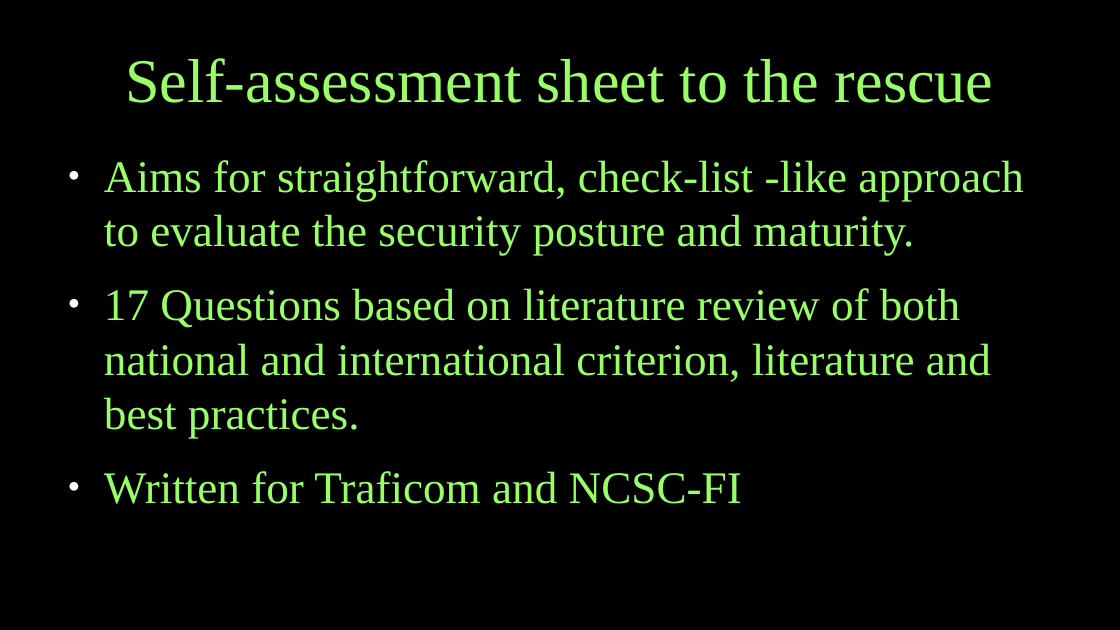
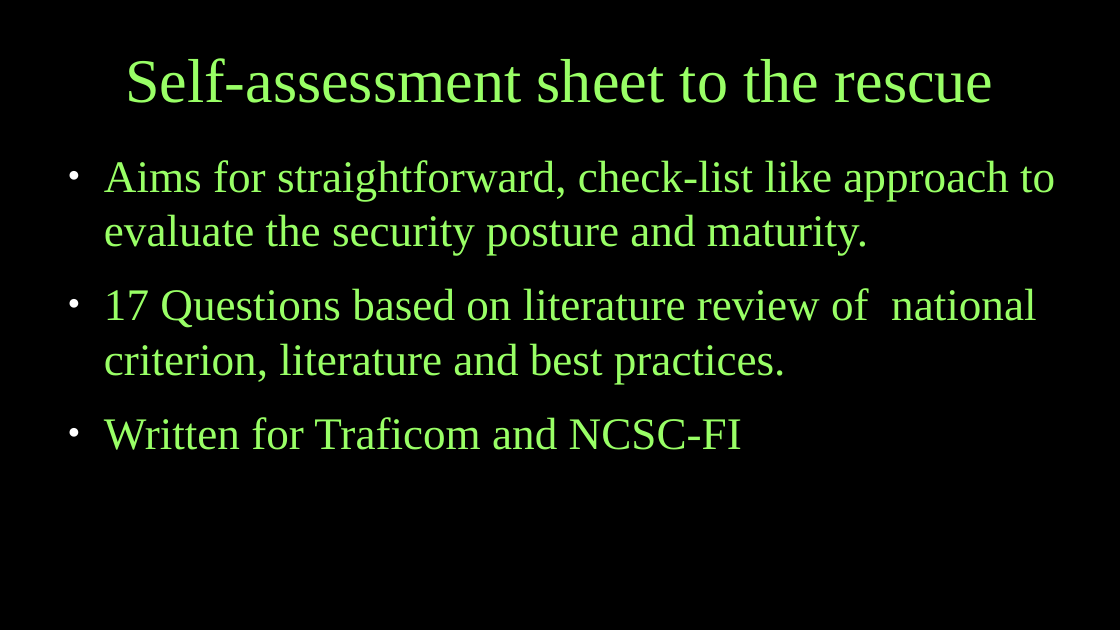
Before and after one commit to kissavideot/thesis, a slide deck: slide 4 of thesis_seminar.odp. Drawn at 1120x630 pixels with LibreOffice and Linux fonts; fonts in the diff are those of the drawing. Boxes give left, top, right and bottom in pixels: in the first picture for what was removed or moved away, otherwise in the second. Text is boxed around its words. In the diff, an @@ line names an element or a change of style, - is before the commit and + after.

```diff
--- a/thesis_seminar.odp
+++ b/thesis_seminar.odp
@@ text at <box>104,160,1055,384</box>: text changed @@
-● Aims for straightforward, check-list -like approach to evaluate the security posture and maturity.
-● 17 Questions based on literature review of both national and international criterion, literature and best practices.
+● Aims for straightforward, check-list like approach to evaluate the security posture and maturity.
+● 17 Questions based on literature review of national criterion, literature and best practices.
```
Also in this commit, not shown: 2 other slides changed, 1 other file.
